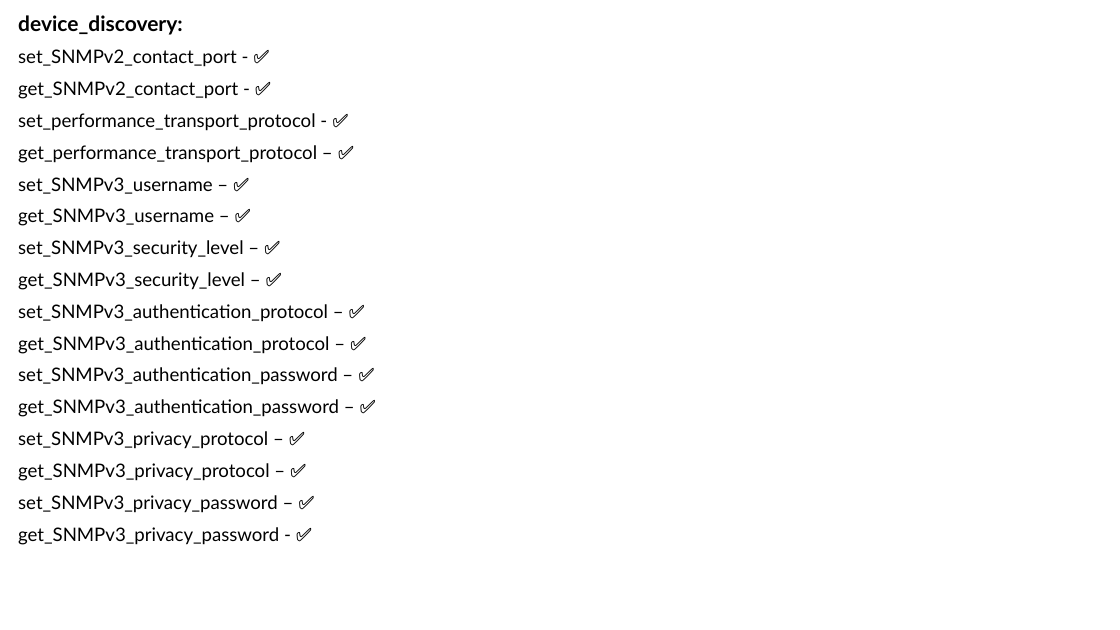
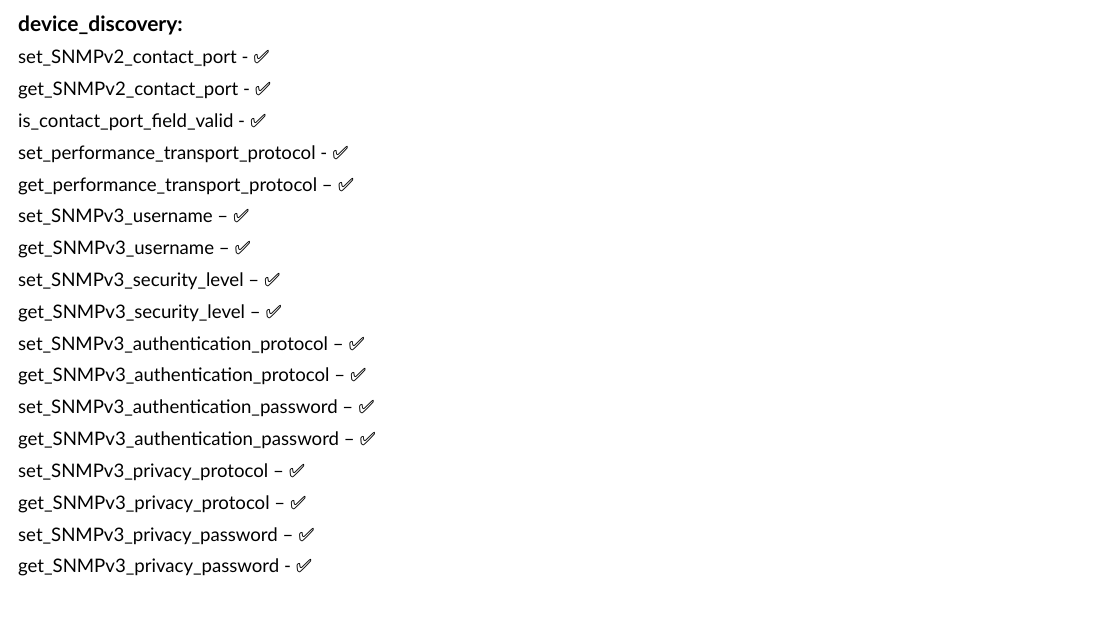
Before and after one commit to Yuval10Dahan/LightWatch_WEB, a slide deck: slide 18 of Docs/Progress_Check_Box.pptx. Drawn at 1120x630 pixels with LibreOffice and Linux fonts; fonts in the diff are those of the drawing. Boxes give left, top, right and bottom in pixels: in the first picture for what was removed or moved away, otherwise in the second. Text is boxed around its words. In the diff, an @@ line names an element or a change of style, - is before the commit and + after.

```diff
--- a/Docs/Progress_Check_Box.pptx
+++ b/Docs/Progress_Check_Box.pptx
@@ subtitle at <box>18,113,233,131</box>: paragraph added @@
+is_contact_port_field_valid - ✅
```
Also in this commit, not shown: 3 other slides changed, 20 other files.
